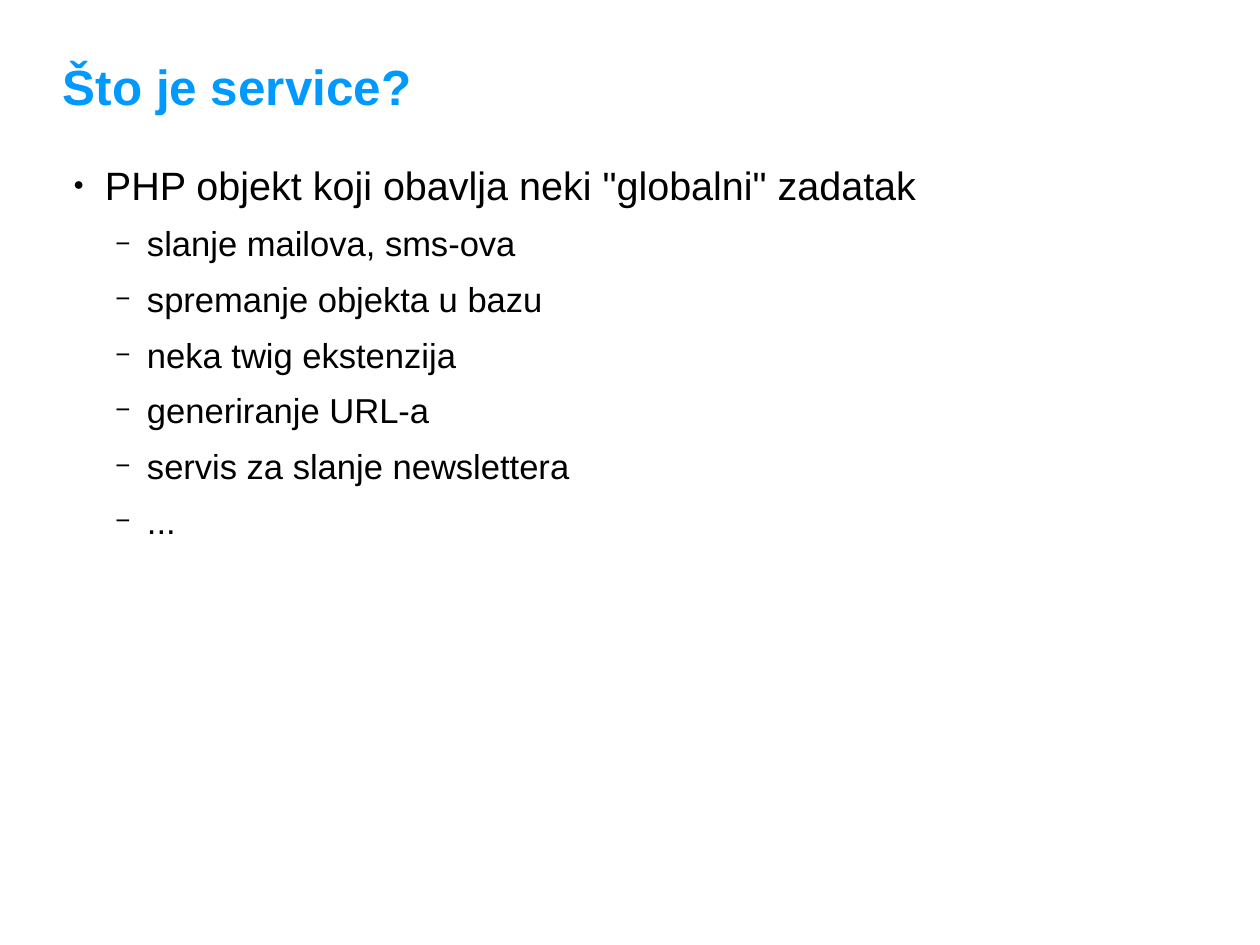
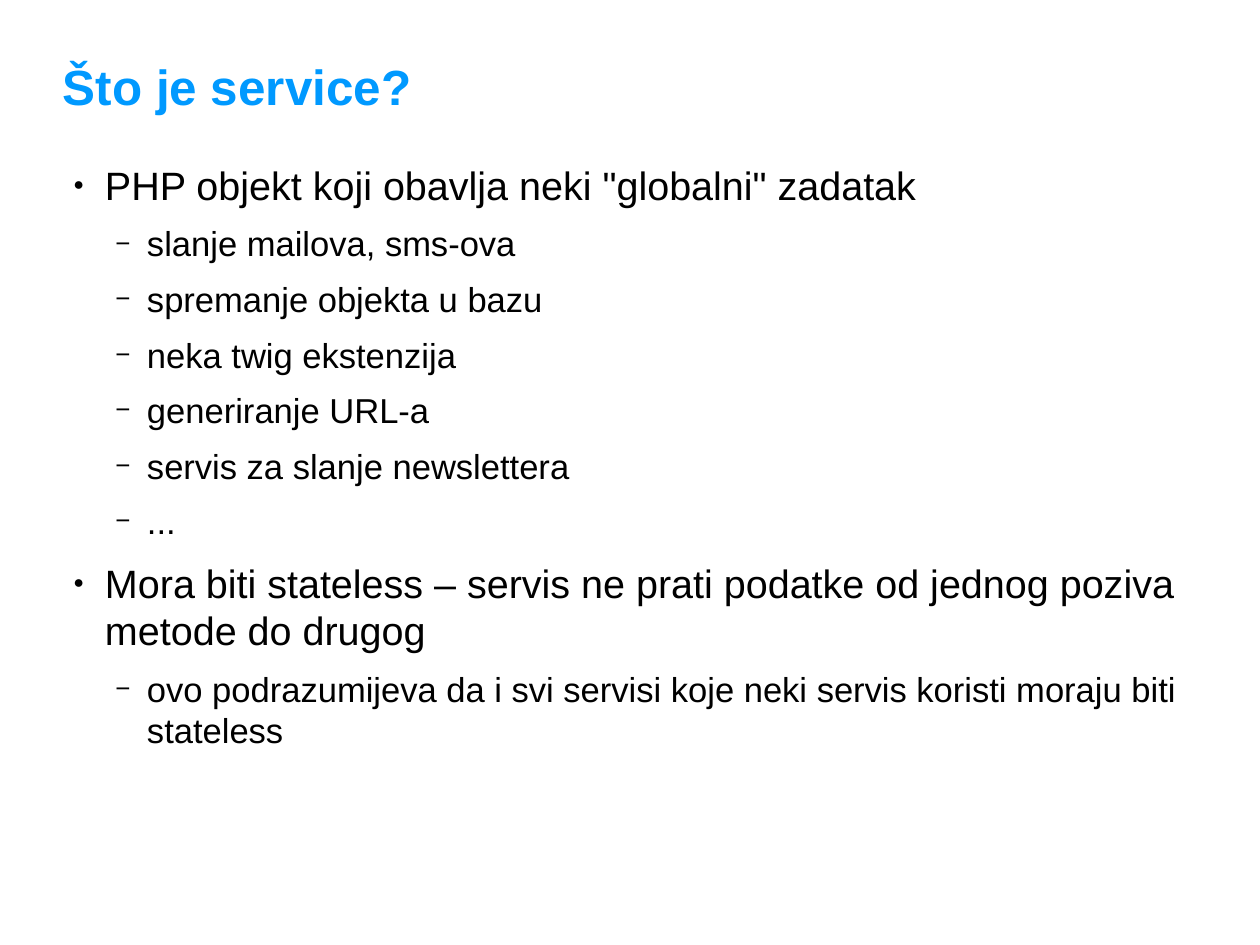
Before and after one commit to adriatichr/php-academy, a slide deck: slide 2 of predavanja/40 Symfony service container.odp. Drawn at 1260x945 pixels with LibreOffice and Linux fonts; fonts in the diff are those of the drawing; background and template pictures are left out. Boxes give left, top, right and bottom in pixels: in the first picture for what was removed or moved away, otherwise in the second. Text is boxed around its words. In the diff, an @@ line names an element or a change of style, - is before the commit and + after.

Commit message:
definicija stateless servisa dodana u prezentaciju

```diff
--- a/predavanja/40 Symfony service container.odp
+++ b/predavanja/40 Symfony service container.odp
@@ text at <box>105,569,1175,744</box>: paragraphs added @@
+● Mora biti stateless – servis ne prati podatke od jednog poziva metode do drugog
+  − ovo podrazumijeva da i svi servisi koje neki servis koristi moraju biti stateless
```
